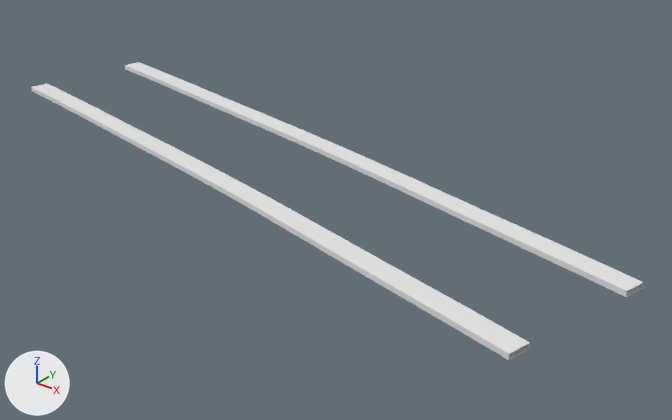
The FBX model Tools/UnrealMapExporter/ExportedMeshes/SM_SideWalk_04.fbx: old version first, new version second.
The view is the same before and after, from a camera (50 mm lens) standing at (82.8, -88.3, 51.7) and looking at (9.2, 3.8, -5.4). The lights are fixed; the arrows at lower left show +X, +Y and +Z. The older version comes first. Where no turn or scale is listed for an object, it has been applied to the vertices.

Before the edit, the objects in view are built like this:
```python
mat_mi_sidewalk = principled_material('MI_SideWalk')
mat_mi_sidewalk.base_color = (0.8, 0.8, 0.8)  # white #e7e7e7
mat_mi_sidewalk.roughness = 0.553
me_sm_sidewalk_04 = bpy.data.meshes.new('SM_SideWalk_04')
me_sm_sidewalk_04.from_pydata(...)  # 168 vertices, 320 faces; spans x -54.2..54.2, y -20.3..20.3, z 0.0..0.7
me_sm_sidewalk_04.materials.append(mat_mi_sidewalk)  # white #e7e7e7
ob_sm_sidewalk_04 = bpy.data.objects.new('SM_SideWalk_04', me_sm_sidewalk_04)
ob_sm_sidewalk_04.location = (0.0, 0.0, 0.0)
```
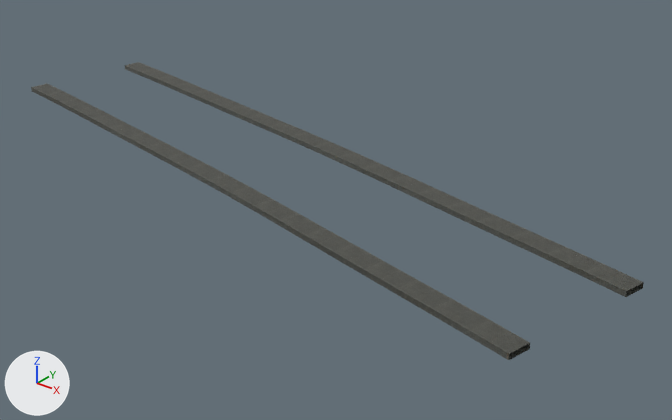
Edits to the bpy script that builds the scene:
```text
Add img_mi_sidewalk_basecolor_0_png:
    img_mi_sidewalk_basecolor_0_png = load_image('MI_SideWalk_BaseColor_0.png', 'MI_SideWalk_BaseColor_0.png', 2048, 2048, 'sRGB')
Change mat_mi_sidewalk:
    remove mat_mi_sidewalk.base_color = (0.8, 0.8, 0.8)  # white #e7e7e7
    add mat_mi_sidewalk.texture = img_mi_sidewalk_basecolor_0_png  # with its transparency
```

What differs and where, as boxes (x1, y1, x2, y2) in the pictures (672 x 420 px):
'SM_SideWalk_04', surface changed: (31, 62, 644, 360) in both
